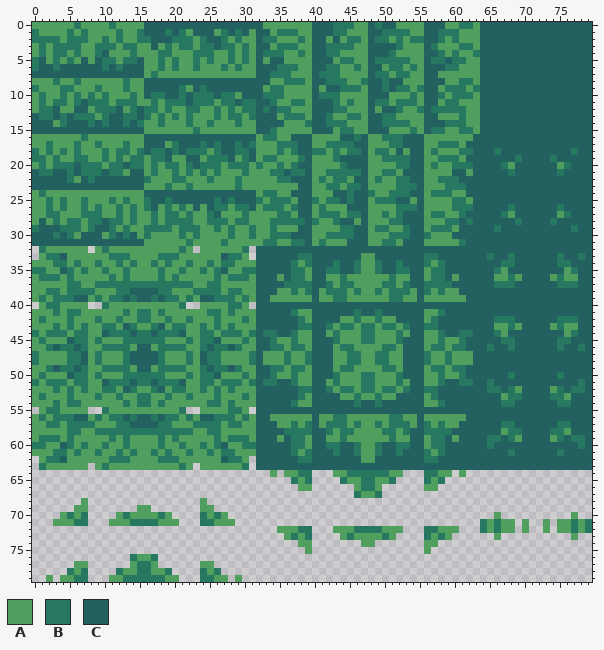
Edited in one commit: pixel-art file (graphics/source/tilesets/dirt.aseprite). That is the earlier state.
80x80 pixels, 1 frame.
Palette (. is transparent): A #509f5e  B #267860  C #236060
After the commit:
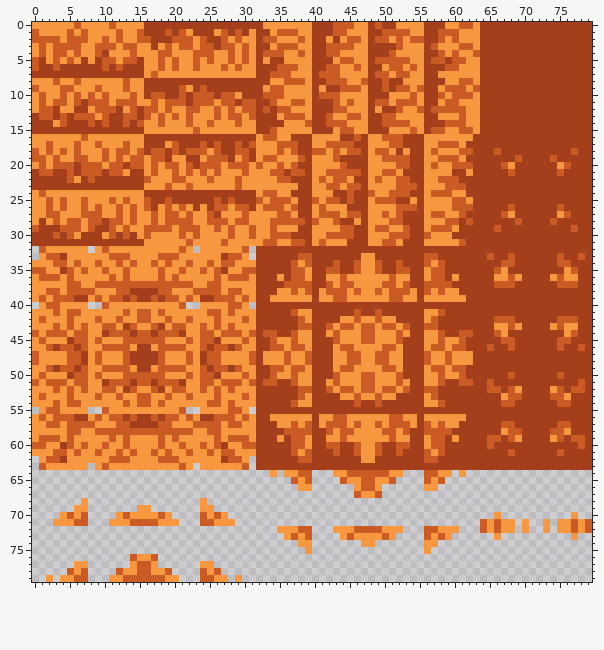
Edits made:
layer "Midnight" now hidden
layer "Evening" now hidden
colour A: #509f5e -> #f7973f
colour B: #267860 -> #ca5b25
colour C: #236060 -> #a53f1b
Where, in picture pixels (left, top, right, bottom), the same in both pictures:
changed: (32, 22, 592, 554)
changed: (46, 554, 179, 582)
changed: (200, 561, 242, 582)
